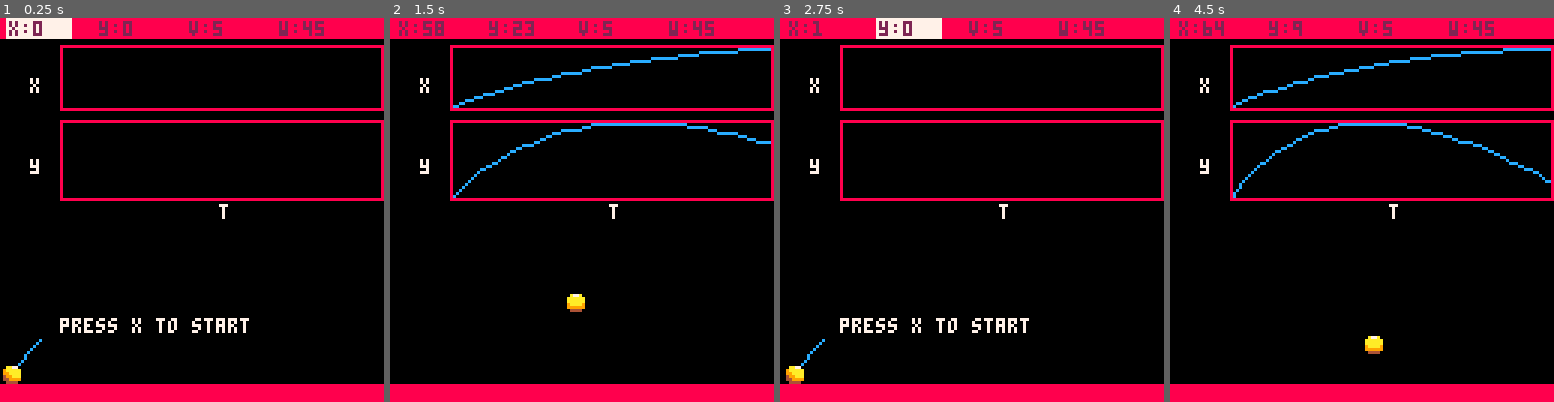
Above: before the commit, frames 1-4 (left to right).
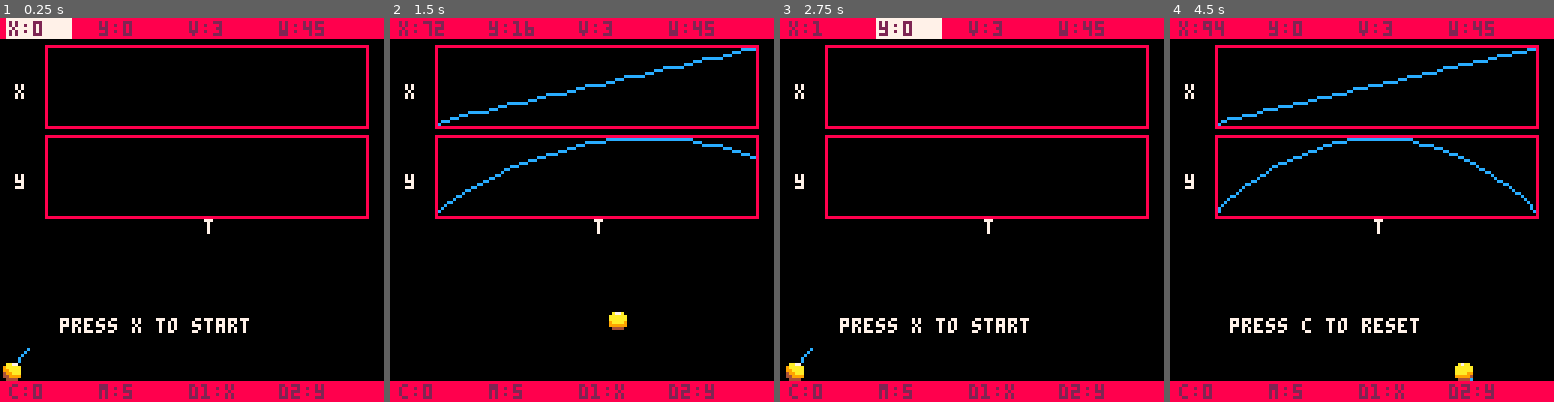
Above: after the commit, the same moments.

Repository: HeiLaut/pico8-physics-simulations
Game: PICO-8 cartridge carts/wurf.p8
The game is run twice, just before and just after one commit, with the same random seed, the same clock (stepped at 60 frames per second) and the same inputs.
Inputs:
- Up to frame 1 (0.25 s): no input
- Up to frame 2 (1.5 s): tap X (X key) at 0.33, 1.07 s; tap O (Z key) at 0.7 s
- Up to frame 3 (2.75 s): hold Right 1.6-2.1 s; tap O (Z key) at 1.7, 2.1, 2.5 s; tap X (X key) at 1.85 s; hold Up 2.15-2.42 s; hold Right from 2.47 s (still down)
- Up to frame 4 (4.5 s): tap O (Z key) every 0.4 s from 2.9 to 4.1 s; tap X (X key) at 2.97, 4.08 s; release Right at 3.03 s; hold Left 3.08-3.58 s; hold Down 3.63-3.97 s; hold Right from 4.02 s (still down)

The runs differ from the first frame. In frame 1, 7.1% of the frame differs, in the area x 0-100%, y 1-100%; in frame 2, 9.8%; in frame 3, 7.1%; in frame 4, 11%, in the area x 0-100%, y 0-100%.

Commit message:
update wurf

Diff:
--- a/carts/wurf.p8
+++ b/carts/wurf.p8
@@ -13,9 +13,11 @@
  res=true
 
  --x0,y0,v0,w0=0,115,5,50
-	create_kugel(0,115,5,45)
-
-
+	create_kugel(0,114,3,45,0,5)
+	dia1 = {}
+	dia2 = {}
+	d1c = 1
+	d2c = 1
 end
 
 function _update()
@@ -27,13 +29,14 @@
  draw_kugel()
 end
 -->8
-function create_kugel(_x,_y,_v,_w)
+function create_kugel(_x,_y,_v,_w,_c,_m)
  k = {
  x = _x,
  y = _y,
  v = _v,
  w = _w,
- c=0.05,
+ c=_c,
+ m=_m,
  ddx = 0,
  ddy = 0
 }
@@ -46,11 +49,11 @@
 function draw_kugel()
 		cls()
 		local sp = 1
-
-		plot(x,y,20,30,107,20,12,
+		plot(x,y,15,35,107,25,12,
 							"","x",false)
 
-		plot(x2,y2,20,60,107,25,12,
+
+		plot(x2,y2,15,65,107,25,12,
 							"t","y",false)
 		if (k.x>128/5) sp =2
 		if (k.x>128*2/5) sp =3
@@ -78,11 +81,11 @@
 -- if (btnp(❎)) and not play then
 --
 -- end
-
+ dia1 = {{"x",k.x},{"vx",k.dx},{"ax",k.ddx}}
+ dia2 = {{"y",-k.y},{"vy",-k.dy},{"ay",-k.ddy}}
  if play then
- 	 t+=1
-
-		-- direction for calulating the friction
+ 	t+=1
+  -- direction for calulating the friction
 	 local dirx,diry = 1,1
 	 -- calculating speed
 	 k.x += k.dx
@@ -99,19 +102,19 @@
 	 end
 
 	--acceleration
-	 k.ddy = g-diry* k.c*abs(k.dy)--^2
-	 k.ddx = dirx* k.c*abs(k.dx)--^2
+	 k.ddy = g-diry*k.c/k.m*abs(k.dy)^2
+	 k.ddx = dirx*k.c/k.m*abs(k.dx)^2
 	 k.dy += k.ddy
 	 k.dx -= k.ddx
 
 		-- adding data to the plot arrays
 		add(x,t)
-	 add(y,k.x)
+	 add(y,dia1[d1c][2])
 
 		add(x2,t)
-		add(y2,-k.y)
+		add(y2,dia2[d2c][2])
 		if k.y>114 then
-		 k.y=115
+		 k.y=114
 			play = false
 			t=0
 		end
@@ -145,9 +148,9 @@
 	 local y_min=max_list(_y)[2]
 
 	 --make sure to plot also a plot with slope = 0
-	 if y_max == y_min then
+	 if y_max == y_min and y_min>0 then
 	 	y_max +=2
-	 	y_min -=2
+	 	y_min -=1
   end
 
 	 --resizeing the data
@@ -178,7 +181,7 @@
 
 	print(_lx,_x2+_w/2,_y2+2,7)
  print(_ly,_x2-10,_y2-_h/2,7)
-	rect(_x2,_y2,_x2+_w,_y2-_h-1,8)
+	rect(_x2,_y2+1,_x2+_w,_y2-_h-1,8)
 
 
 
@@ -202,20 +205,29 @@
 --controls
 function draw_controls()
 	local var=
-		{"x:","y:","v:","w:"}
+		{"x:","y:","v:","w:","c:","m:","d1:","d2:"}
 	local pos=
 	 {3,33,63,93}
 	rectfill(0,0,128,6,8)
-	rectfill(0,122,128,128,8)
+	rectfill(0,121,128,128,8)
 
 	if res then
-		rectfill(pos[c]-1,0,pos[c]+20,6,7)
+	 if c<5 then
+			rectfill(pos[c]-1,0,pos[c]+20,6,7)
+	 else
+	 	rectfill(pos[c-4]-1,121,pos[c-4]+25,128,7)
+  end
 	end
 
 	print(var[1]..flr(k.x),pos[1],1,2)
-	print(var[2]..flr(115-k.y),pos[2],1,2)
+	print(var[2]..flr(114-k.y),pos[2],1,2)
 	print(var[3]..round(k.v,3),pos[3],1,2)
 	print(var[4]..round(k.w,1),pos[4],1,2)
+
+	print(var[5]..round(k.c,2),pos[1],122,2)
+	print(var[6]..k.m,pos[2],122,2)
+	print(var[7]..dia1[d1c][1],pos[3],122,2)
+	print(var[8]..dia2[d2c][1],pos[4],122,2)
 
 end
 
@@ -226,14 +238,14 @@
  	--calculate start vel
  	calc_vel()
 
-  x0,y0,v0,w0=k.x,k.y,k.v,k.w
+  x0,y0,v0,w0,c0,m0=k.x,k.y,k.v,k.w,k.c,k.m
   play = true
   res = false
 
  end
 
  if btnp(🅾️) and not(play or res) then
-		create_kugel(x0,y0,v0,w0)
+		create_kugel(x0,y0,v0,w0,c0,m0)
 		reset_dia_data()
 		res = true
 	end
@@ -246,6 +258,10 @@
 			if(c==2)k.y-=1
 			if(c==3)k.v+=1
 			if(c==4)k.w+=5
+			if(c==5)k.c+=0.011
+			if(c==6)k.m+=1
+			if(c==7)d1c+=1
+			if(c==8)d2c+=1
 		end
 
 		if(btnp(⬇️))then
@@ -253,21 +269,31 @@
 			if(c==2)k.y+=1
 			if(c==3)k.v-=1
 			if(c==4)k.w-=5
+			if(c==5)k.c-=0.011
+			if(c==6)k.m-=1
+			if(c==7)d1c-=1
+			if(c==8)d2c-=1
 		end
 		calc_vel()
-		c=mid(1,c,4)
+		c=mid(1,c,8)
 		k.x=mid(0,k.x,30)
-		k.y=mid(20,k.y,115)
+		k.y=mid(20,k.y,114)
 		k.v=mid(0,k.v,15)
 		k.w=mid(-90,k.w,90)
-	end
-end
-
-function round(z,d)
- return flr((z)*d)/d
-end
+		k.c=mid(0,k.c,0.5)
+		k.m=mid(1,k.m,20)
+		d1c=mid(1,d1c,3)
+		d2c=mid(1,d2c,3)
+	end
+end
+
+
 -->8
 -- helper
+function round(z,d)
+ local dig = 10^d
+ return flr((z)*dig)/dig
+end
 
 function reset_dia_data()
 	x,x2={},{}
Not shown, added: html/wurf.html
Not shown, added: html/wurf.js
